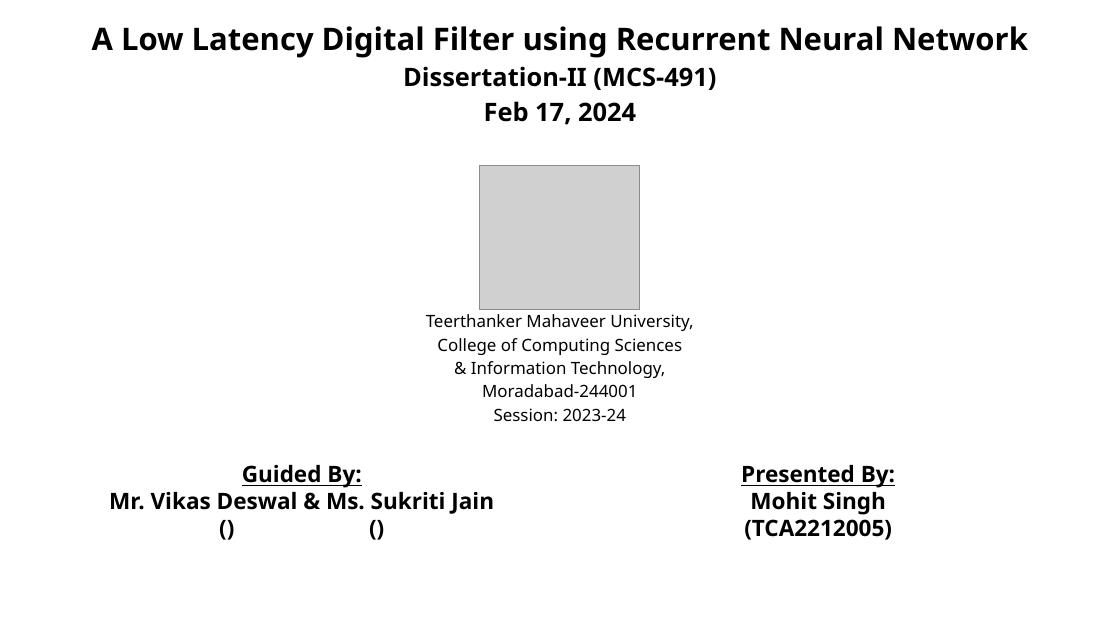
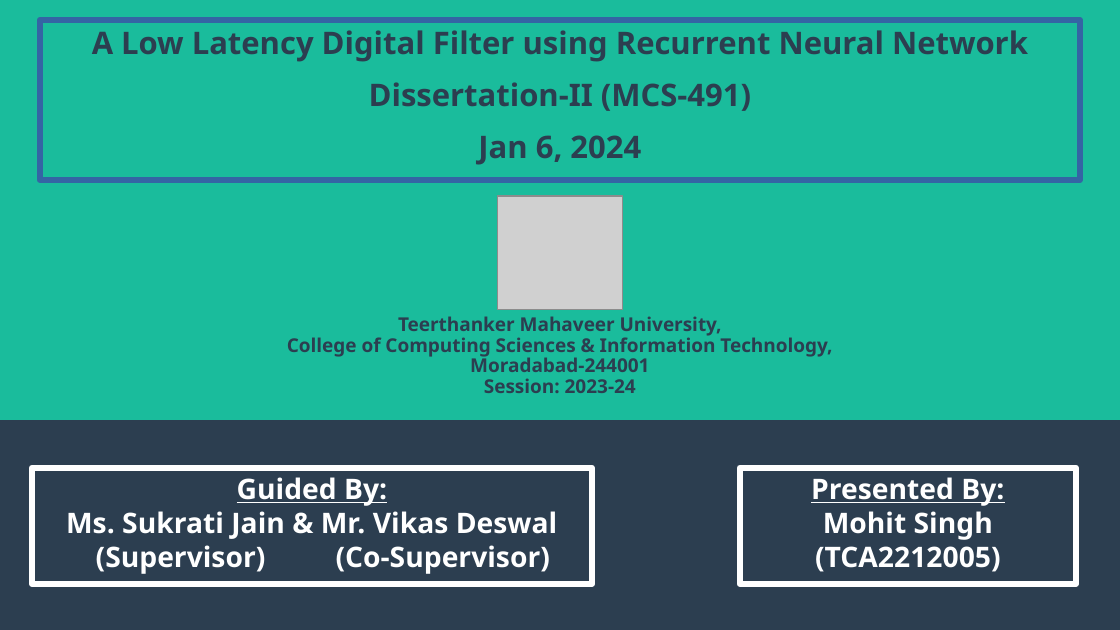
Before and after one commit to mohitlabs/Research, a slide deck: slide 1 of A Low Latency Digital Filter using Recurrent Neural Network/PPT/Presentation.pptx. Drawn at 1120x630 pixels with LibreOffice and Linux fonts; fonts in the diff are those of the drawing; grey boxes stand for pictures; background and template pictures are left out. Boxes give left, top, right and bottom in pixels: in the first picture for what was removed or moved away, otherwise in the second. Text is boxed around its words. In the diff, an @@ line names an element or a change of style, - is before the commit and + after.

```diff
--- a/A Low Latency Digital Filter using Recurrent Neural Network/PPT/Presentation.pptx
+++ b/A Low Latency Digital Filter using Recurrent Neural Network/PPT/Presentation.pptx
@@ rectangle added at (0, 0, 1120, 630), fill #2C3E50 @@
@@ rectangle added at (0, 0, 1120, 420), fill #1ABC9C, outline #1ABC9C 0.85 pt @@
@@ rectangle "A Low Latency Digital Filter ...": place and size @@
-rectangle "A Low Latency Digital Filter ..." at (92, 26, 1028, 125)
+rectangle "A Low Latency Digital Filter ..." at (40, 20, 1080, 180)
@@ rectangle "A Low Latency Digital Filter ..." at (40, 20, 1080, 180): vertical alignment middle to top; outline none to #3465A4 4.51 pt @@
@@ text in rectangle at (92, 30, 1028, 165): text changed; text colour #000000 to #2C3E50 @@
-A Low Latency Digital Filter using Recurrent Neural Network
-Dissertation-II (MCS-491)
-Feb 17, 2024
+A Low Latency Digital Filter using Recurrent Neural Network
+Dissertation-II (MCS-491)
+Jan 6, 2024
@@ picture: place and size @@
-picture at (480, 166, 639, 310)
+picture at (497, 196, 623, 310)
@@ text "Teerthanker Mahaveer University,": place and size @@
-text "Teerthanker Mahaveer University," at (426, 314, 693, 421)
+text "Teerthanker Mahaveer University," at (287, 316, 832, 393)
@@ text at (398, 316, 722, 393): size 12 to 13.5 pt, text colour #000000 to #2C3E50, bold on in "Teerthanker Mahaveer University,", "Moradabad-244001", "Session: 2023-24"; line spacing 1.15 to 0.9 @@
@@ text at (287, 334, 832, 358): text changed; size 12 to 13.5 pt; text colour #000000 to #2C3E50; bold on @@
-College of Computing Sciences
-& Information Technology,
+College of Computing Sciences & Information Technology,
@@ rectangle "Guided By:": place and size @@
-rectangle "Guided By:" at (109, 465, 494, 514)
+rectangle "Guided By:" at (32, 469, 592, 584)
@@ rectangle "Guided By:" at (32, 469, 592, 584): outline none to #FFFFFF 4.51 pt @@
@@ text in rectangle at (237, 477, 387, 506): size 16 to 20 pt, text colour #000000 to #FFFFFF in "Guided By:" @@
@@ rectangle "Presented By:": place and size @@
-rectangle "Presented By:" at (741, 465, 895, 540)
+rectangle "Presented By:" at (740, 469, 1076, 584)
@@ rectangle "Presented By:" at (740, 469, 1076, 584): size 16 to 20 pt, text colour #000000 to #FFFFFF; outline none to #FFFFFF 4.51 pt @@
@@ text in rectangle at (66, 511, 558, 574): text changed; size 16 to 20 pt; text colour #000000 to #FFFFFF @@
-Mr. Vikas Deswal & Ms. Sukriti Jain
-() ()
+Ms. Sukrati Jain & Mr. Vikas Deswal
+(Supervisor) (Co-Supervisor)
```
Also in this commit, not shown: 1 other slide changed, 14 slides added, 3 other files.
